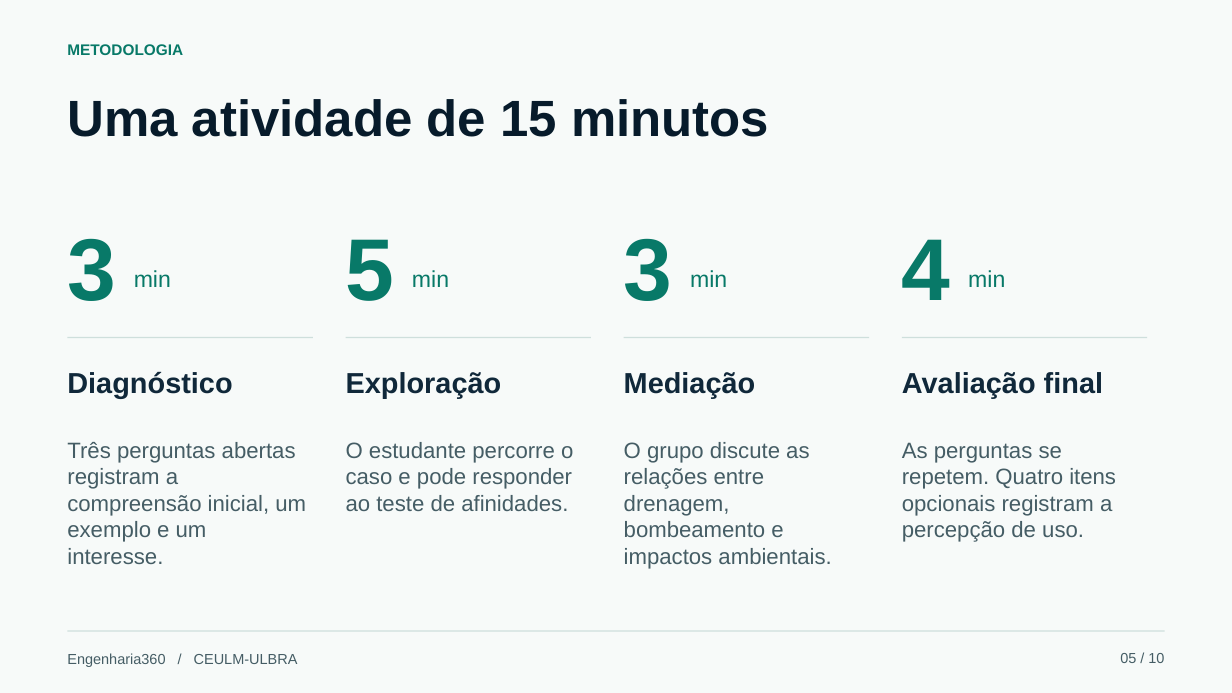
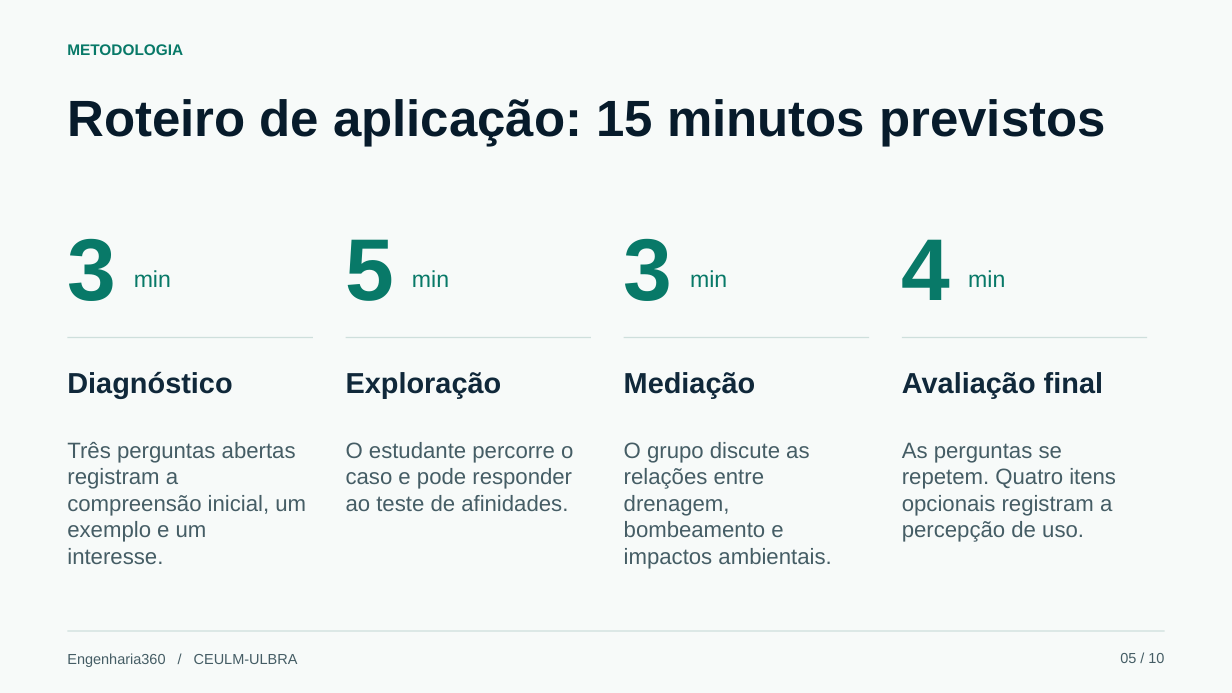
Before and after one commit to 4pv7dnwjf8-ship-it/Engenharia360, a slide deck: slide 5 of slides.pptx. Drawn at 1232x693 pixels with LibreOffice and Linux fonts; fonts in the diff are those of the drawing. Boxes give left, top, right and bottom in pixels: in the first picture for what was removed or moved away, otherwise in the second. Text is boxed around its words. In the diff, an @@ line names an element or a change of style, - is before the commit and + after.

```diff
--- a/slides.pptx
+++ b/slides.pptx
@@ text at [67,99,1105,147]: text changed @@
-Uma atividade de 15 minutos
+Roteiro de aplicação: 15 minutos previstos
```
Also in this commit, not shown: 4 other slides changed, 13 other files.
